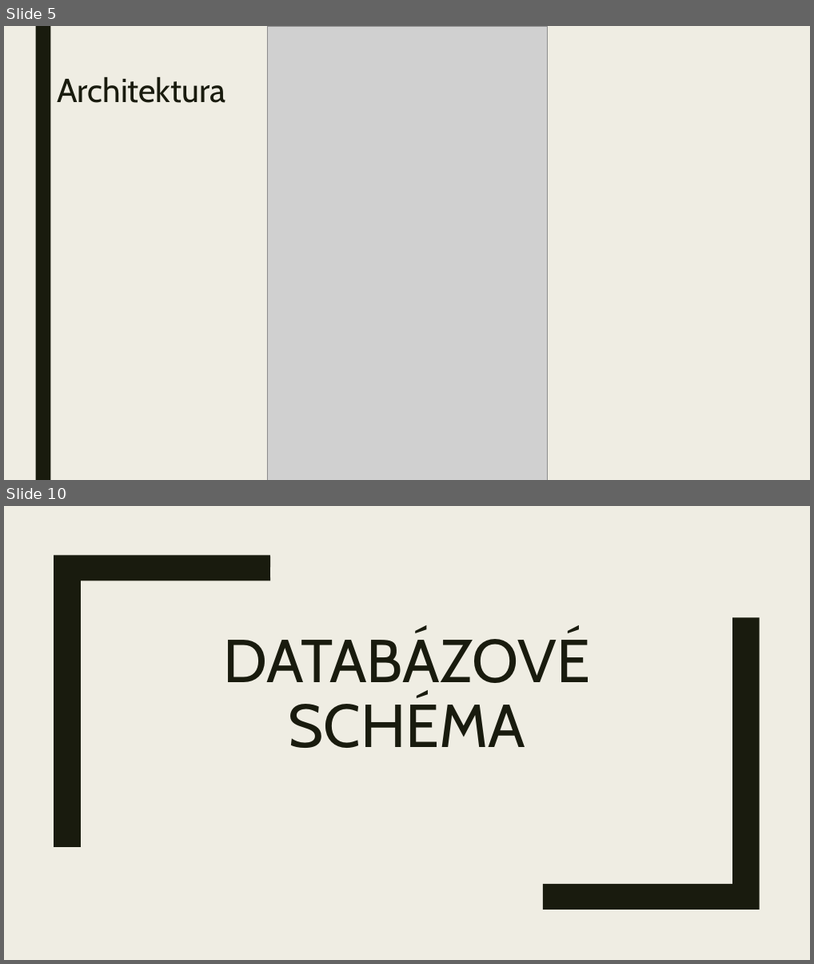
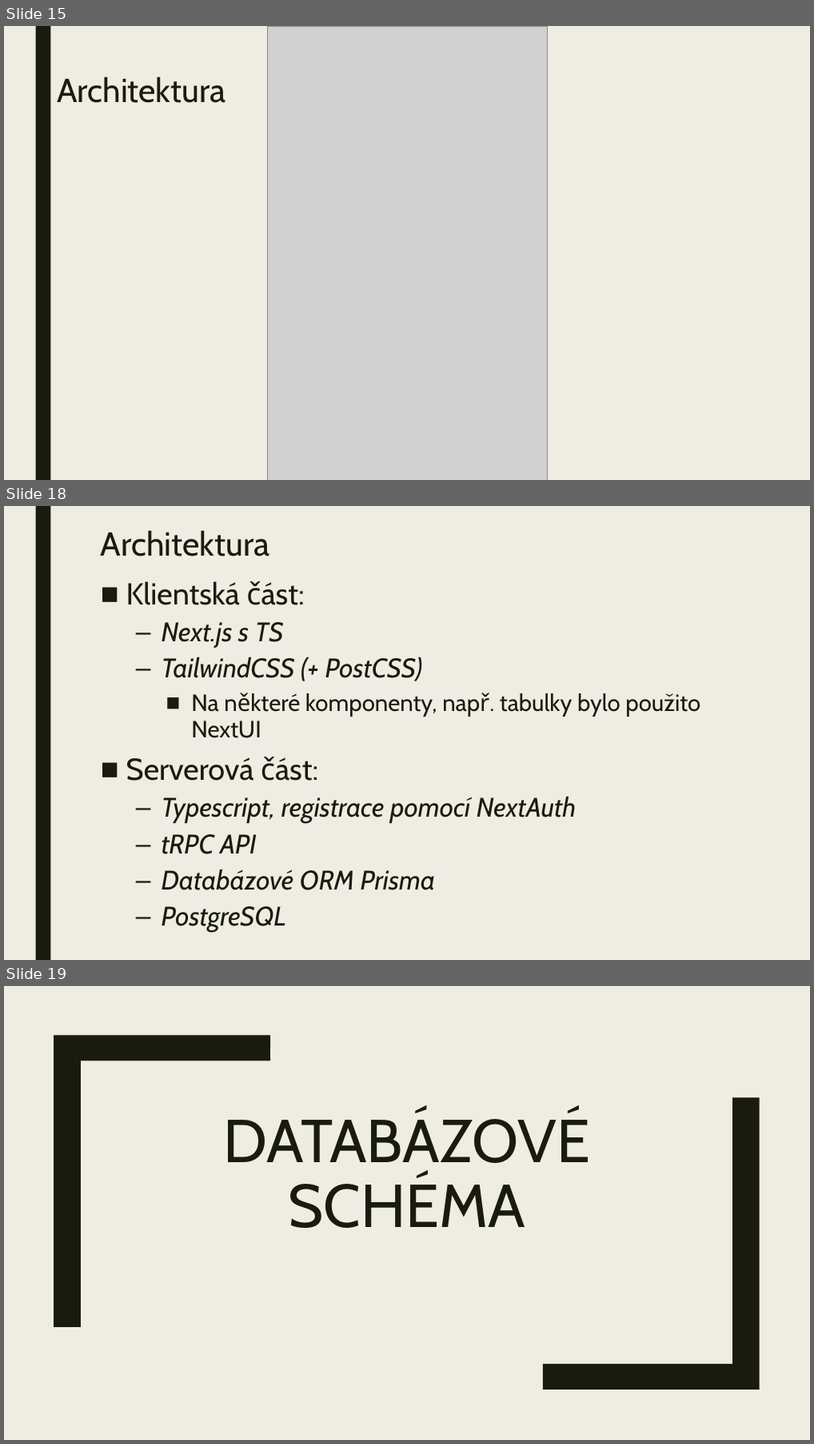
Before and after one commit to Aidam7/DuDat-Docs, a slide deck: Prezentace/Obhajoba.pptx. Shown one above the other, each under a label of ours: slides 5 and 10 before the commit, slides 15, 18 and 19 after it; the slides between them are not shown. The pictures are 814x964 and 814x1444 pixels, drawn with LibreOffice and Linux fonts; fonts in the diff are those of the drawing; grey boxes stand for pictures; background and template pictures are left out. Boxes give left, top, right and bottom in pixels: in the first picture for what was removed or moved away, otherwise in the second. Text is boxed around its words. In the diff, an @@ line names an element or a change of style, - is before the commit and + after.

```diff
--- a/Prezentace/Obhajoba.pptx
+++ b/Prezentace/Obhajoba.pptx
@@ slide 18 added at [4,506,810,960], background #EFEDE3; not listed: 1 template element that a slide beside it also shows @@
@@ title added at [101,531,270,556], 39.6 pt, text #191B0E @@
+Architektura
@@ text added at [126,581,701,932], 32 pt, text #191B0E, italic @@
+■ Klientská část:
+  – Next.js s TS
+  – TailwindCSS (+ PostCSS)
+    ■ Na některé komponenty, např. tabulky bylo použito NextUI
+■ Serverová část:
+  – Typescript, registrace pomocí NextAuth
+  – tRPC API
+  – Databázové ORM Prisma
+  – PostgreSQL
@@ what was slide 5 is now slide 15 @@
@@ what was slide 10 is now slide 19 @@
```
Also in this commit, not shown: 6 slides changed, 16 other slides added, 5 slides removed.
